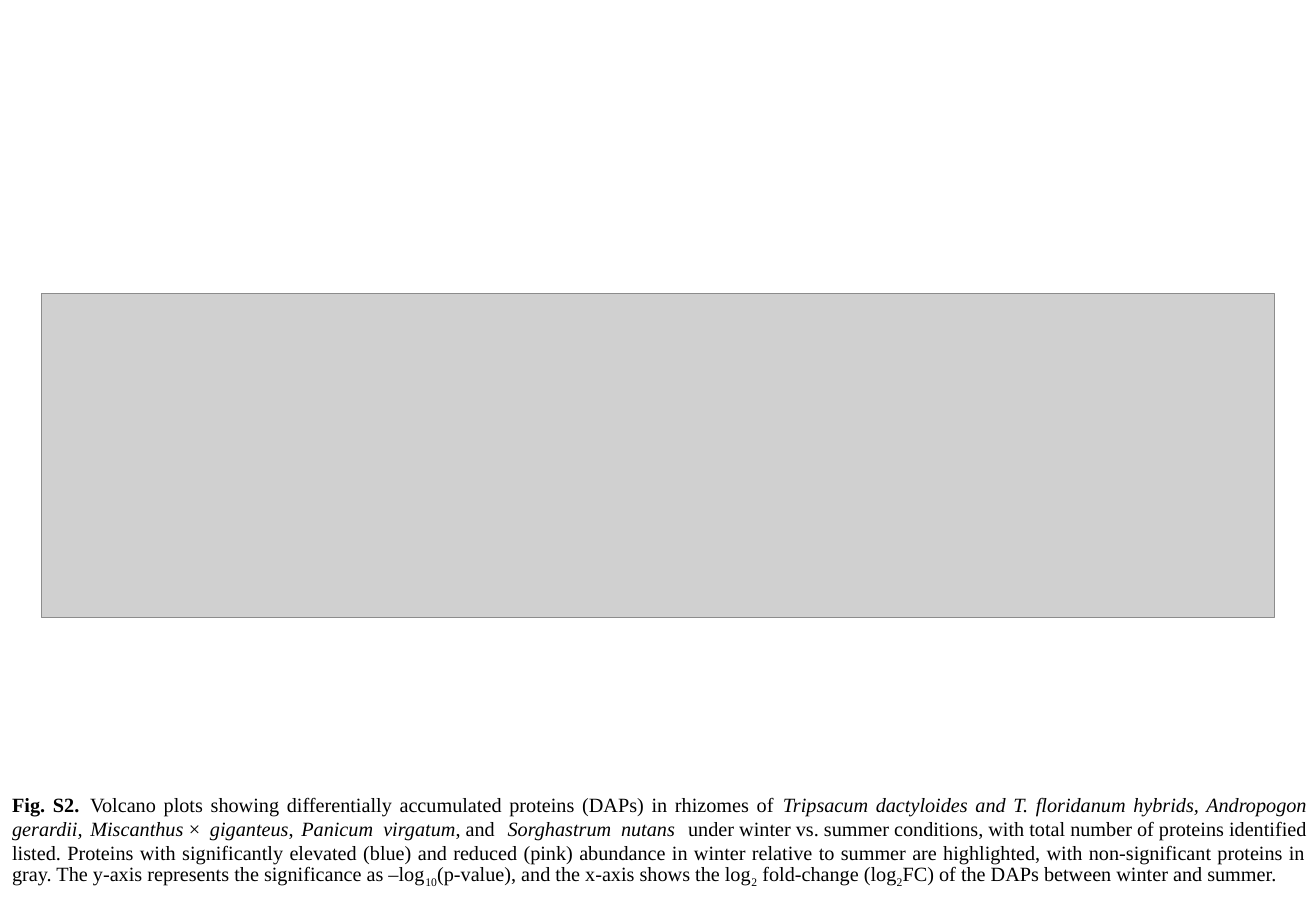
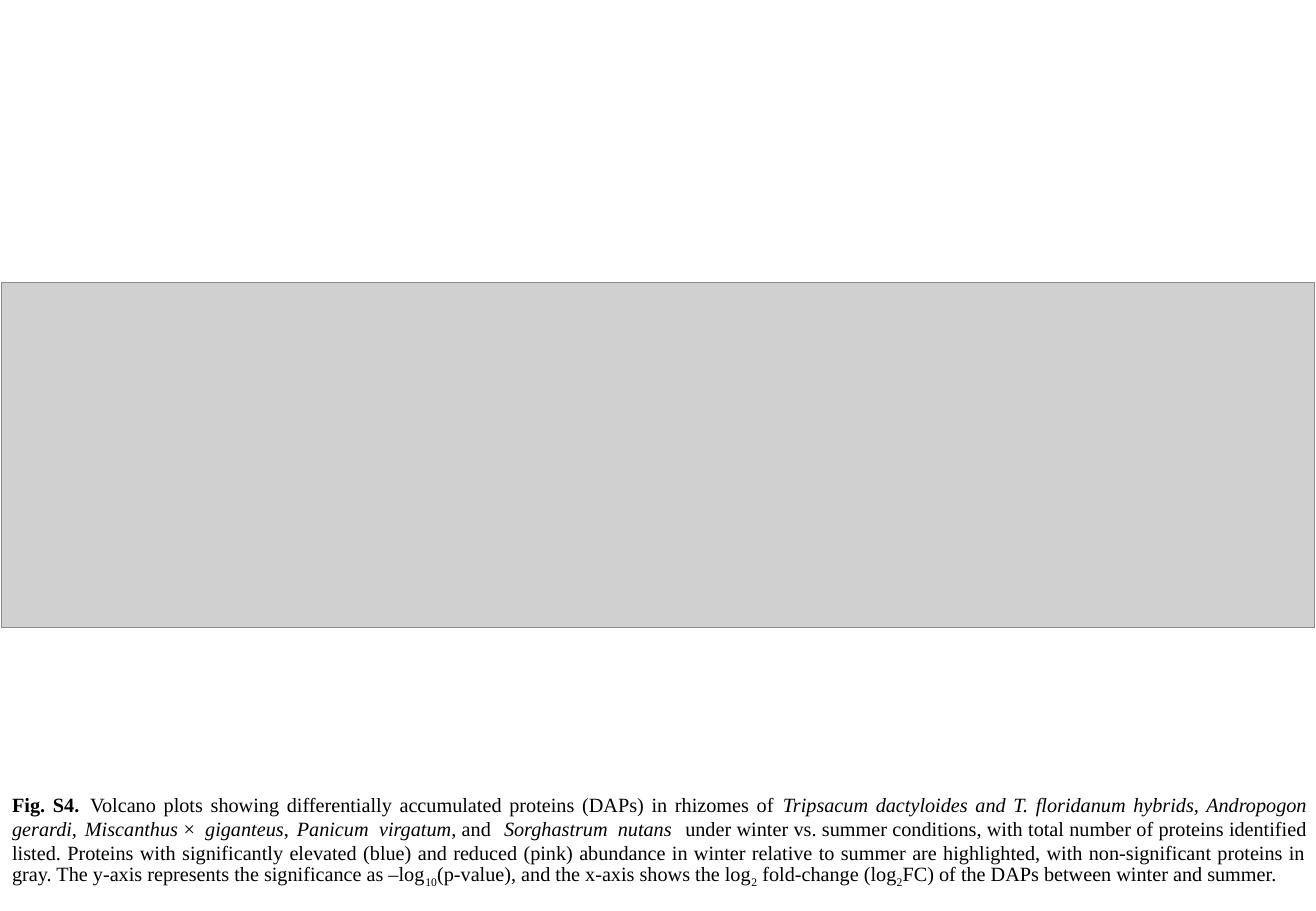
Before and after one commit to elor77/PACMAD-Rhizome-Proteomics, a slide deck: slide 4 of manuscript/Supplemental_Figures/PACMAD_Rhizome_Proteomics_Supplemental_Figures.pptx (slide 2 before the commit). Drawn at 1316x911 pixels with LibreOffice and Linux fonts; fonts in the diff are those of the drawing; grey boxes stand for pictures. Boxes give left, top, right and bottom in pixels: in the first picture for what was removed or moved away, otherwise in the second. Text is boxed around its words. In the diff, an @@ line names an element or a change of style, - is before the commit and + after.

```diff
--- a/manuscript/Supplemental_Figures/PACMAD_Rhizome_Proteomics_Supplemental_Figures.pptx
+++ b/manuscript/Supplemental_Figures/PACMAD_Rhizome_Proteomics_Supplemental_Figures.pptx
@@ picture: place and size @@
-picture at (41,294,1275,619)
+picture at (1,283,1315,628)
@@ text at (12,797,1306,885): text changed @@
-Fig. S2. Volcano plots showing differentially accumulated proteins (DAPs) in rhizomes of Tripsacum dactyloides and T. floridanum hybrids, Andropogon gerardii, Miscanthus × giganteus, Panicum virgatum, and Sorghastrum nutans under winter vs. summer conditions, with total number of proteins identified listed. Proteins with significantly elevated (blue) and reduced (pink) abundance in winter relative to summer are highlighted, with non-significant proteins in gray. The y-axis represents the significance as –log10(p-value), and the x-axis shows the log2 fold-change (log2FC) of the DAPs between winter and summer.
+Fig. S4. Volcano plots showing differentially accumulated proteins (DAPs) in rhizomes of Tripsacum dactyloides and T. floridanum hybrids, Andropogon gerardi, Miscanthus × giganteus, Panicum virgatum, and Sorghastrum nutans under winter vs. summer conditions, with total number of proteins identified listed. Proteins with significantly elevated (blue) and reduced (pink) abundance in winter relative to summer are highlighted, with non-significant proteins in gray. The y-axis represents the significance as –log10(p-value), and the x-axis shows the log2 fold-change (log2FC) of the DAPs between winter and summer.
```
Also in this commit, not shown: 8 other slides changed, 18 other files.
